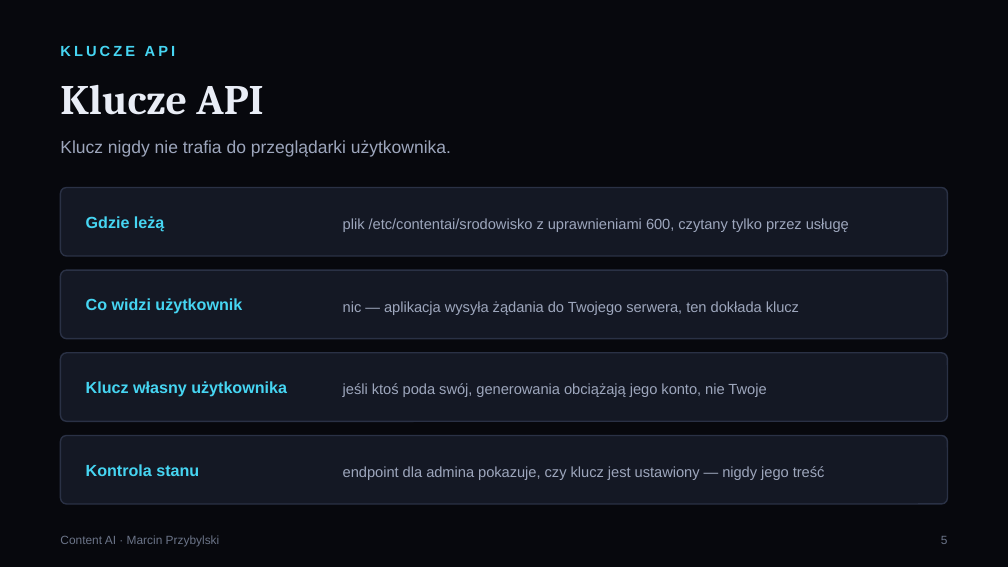
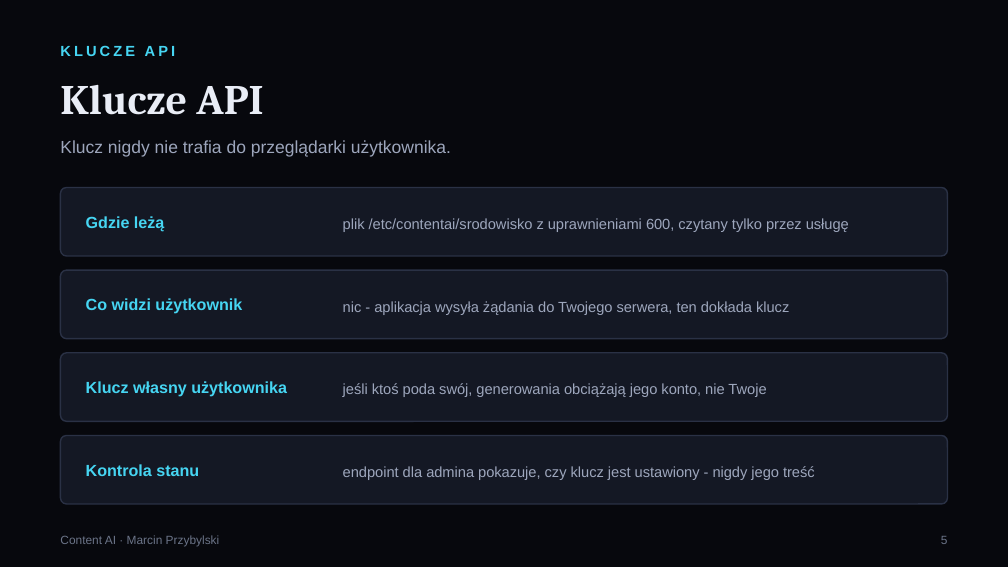
Before and after one commit to Marcin1000/ContentAI, a slide deck: slide 6 of prezentacje/PL/ContentAI_Security.pptx. Drawn at 1008x567 pixels with LibreOffice and Linux fonts; fonts in the diff are those of the drawing. Boxes give left, top, right and bottom in pixels: in the first picture for what was removed or moved away, otherwise in the second. Text is boxed around its words. In the diff, an @@ line names an element or a change of style, - is before the commit and + after.

```diff
--- a/prezentacje/PL/ContentAI_Security.pptx
+++ b/prezentacje/PL/ContentAI_Security.pptx
@@ text at (343, 301, 789, 315): text changed @@
-nic — aplikacja wysyła żądania do Twojego serwera, ten dokłada klucz
+nic - aplikacja wysyła żądania do Twojego serwera, ten dokłada klucz
@@ text at (343, 466, 815, 480): text changed @@
-endpoint dla admina pokazuje, czy klucz jest ustawiony — nigdy jego treść
+endpoint dla admina pokazuje, czy klucz jest ustawiony - nigdy jego treść
```
Also in this commit, not shown: 7 other slides changed, 17 other files.
